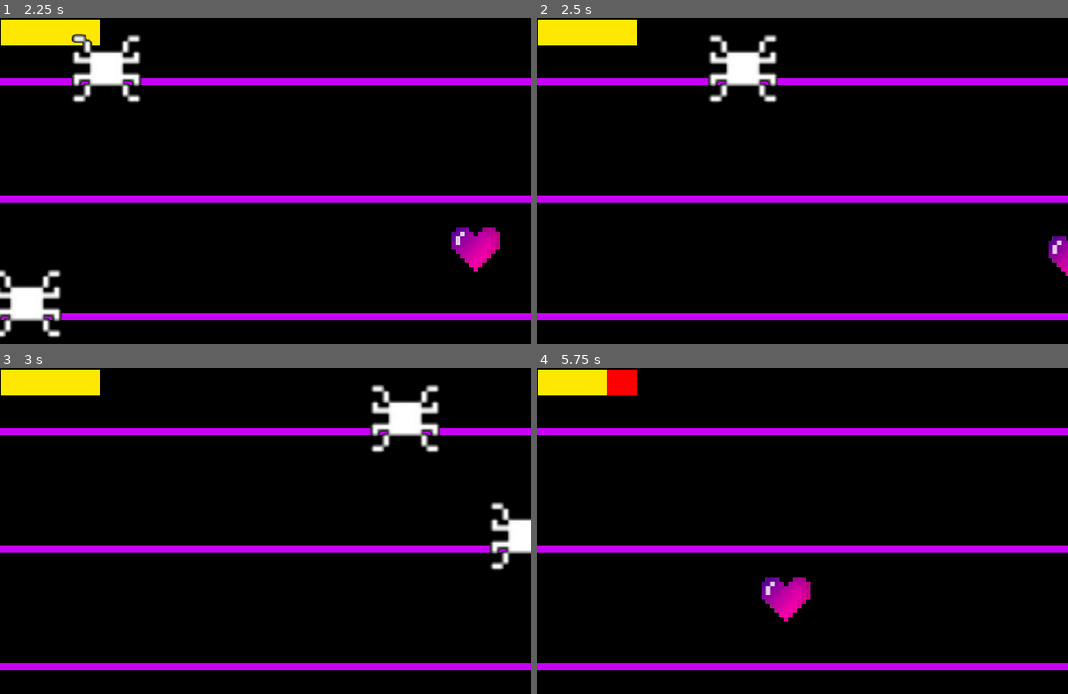
Above: before the commit, frames 1-4 (two rows, left to right).
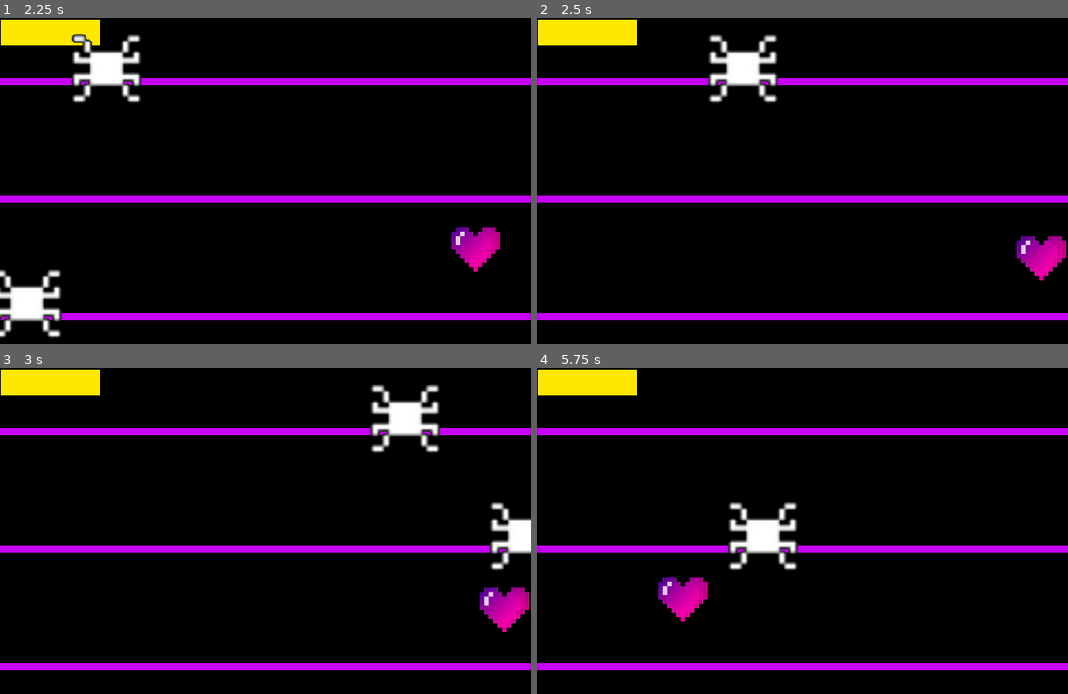
Above: after the commit, the same moments.

Repository: Regnatif/MuffetFight
Game: Godot game, scene res://Scenes/GameScene.tscn
The game is run twice, just before and just after one commit, with the same random seed, the same clock (stepped at 60 frames per second) and the same inputs.
Inputs:
- Up to frame 1 (2.25 s): tap Enter at 0.5 s; hold Right (right) 0.53-1.28 s; hold Down (down) 1.28-2.03 s; hold Right (right) from 2.03 s (still down)
- Up to frame 2 (2.5 s): keep holding Right (right)
- Up to frame 3 (3 s): release Right (right) at 2.78 s; hold Up (up) from 2.78 s (still down)
- Up to frame 4 (5.75 s): release Up (up) at 3.53 s; hold Left (left) 3.53-5.03 s; hold Down (down) from 5.03 s (still down)

Frame 1 is identical in both runs. In frame 2, 1.0% of the frame differs, in the area x 90-100%, y 66-81%; in frame 3, 0.9%; in frame 4, 3.8%, in the area x 13-52%, y 0-78%.

Commit message:
Regnatif
Sağ sol bug fix

Diff:
--- a/Scenes/Heart.tscn
+++ b/Scenes/Heart.tscn
@@ -7,7 +7,7 @@
 extents = Vector2( 27.7944, 24.9866 )
 
 [node name="Heart" type="Area2D"]
-position = Vector2( -0.593079, 21.8491 )
+position = Vector2( -1.40759, 21.8491 )
 script = ExtResource( 2 )
 __meta__ = {
 "_edit_group_": true
--- a/Scripts/Heart.gd
+++ b/Scripts/Heart.gd
@@ -34,6 +34,12 @@
 		position.x += 270 * delta
 	pass
 
+	if position.x <= 0 + 30:
+		position.x = 0 + 30
+
+	if position.x >= 600 - 30:
+		position.x = 600- 30
+
 func _on_Heart_area_entered(area : Area2D):
 	if area.is_in_group("Spider"):
 		currenthealth -= 6
